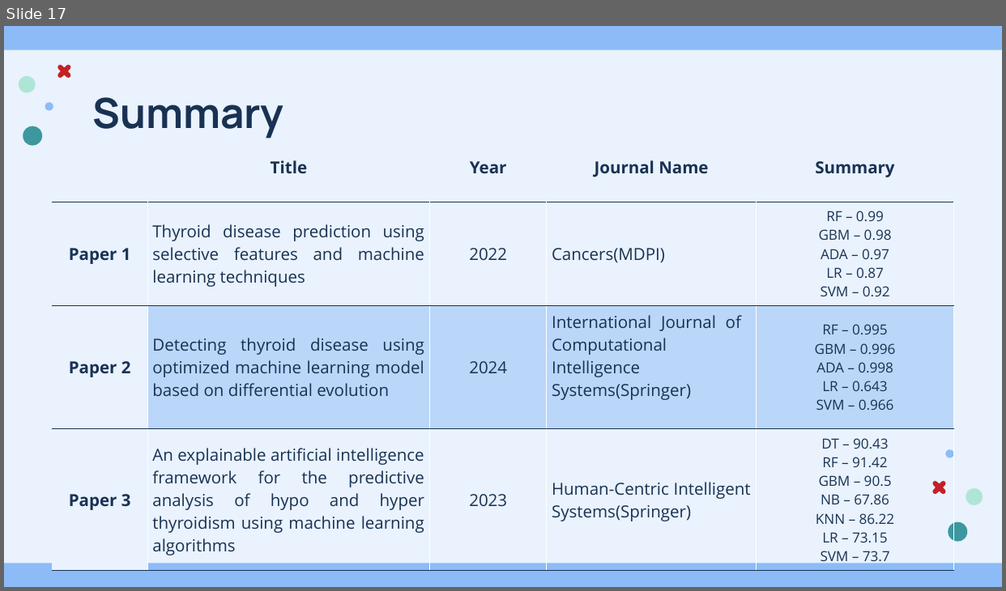
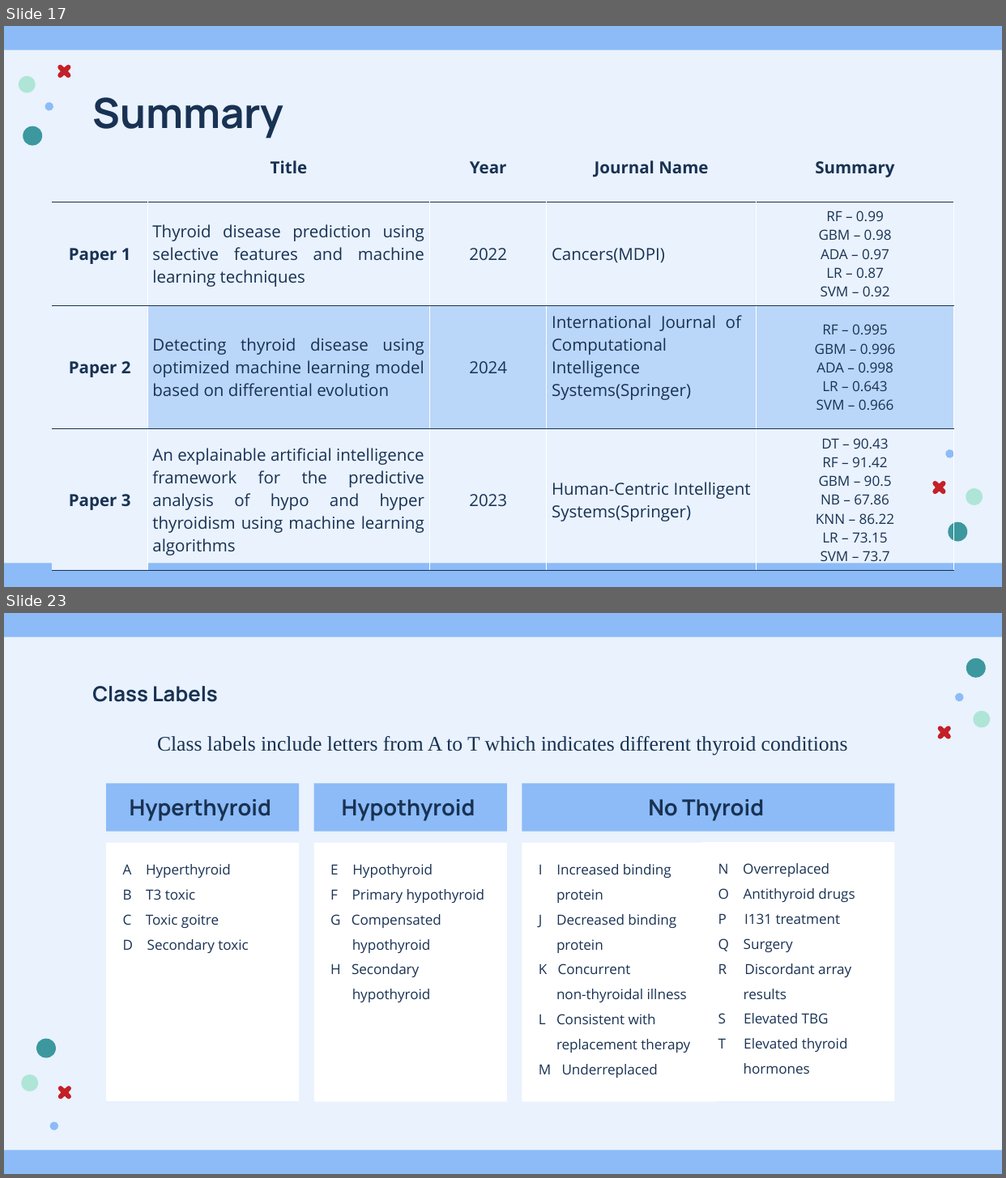
Before and after one commit to nikhi-la/Thyroid---Project, a slide deck: Documents/Thyroid_PPT.pptx. Shown one above the other, each under a label of ours: slide 17 before the commit, slides 17 and 23 after it; the slides between them are not shown. The pictures are 1006x591 and 1006x1178 pixels, drawn with LibreOffice and Linux fonts; fonts in the diff are those of the drawing. Boxes give left, top, right and bottom in pixels: in the first picture for what was removed or moved away, otherwise in the second. Text is boxed around its words. In the diff, an @@ line names an element or a change of style, - is before the commit and + after.

```diff
--- a/Documents/Thyroid_PPT.pptx
+++ b/Documents/Thyroid_PPT.pptx
@@ slide 23 added at [4,613,1002,1174], background #E9F2FD; not listed: 2 template elements that a slide beside it also shows @@
@@ title added at [92,686,218,702], 15 pt, text #193253, bold @@
+Class Labels
@@ group added at [18,653,993,1133]: 8 freeform shapes @@
@@ text added at [157,736,848,756], 15 pt, text #193253 @@
+Class labels include letters from A to T which indicates different thyroid conditions
@@ rectangle added at [106,784,298,832], fill #8CBBF7, 16 pt, text #193253, bold @@
+Hyperthyroid
@@ rectangle added at [314,784,507,832], fill #8CBBF7, 16 pt, text #193253, bold @@
+Hypothyroid
@@ rectangle added at [522,784,894,832], fill #8CBBF7, 16 pt, text #193253, bold @@
+No Thyroid
@@ rectangle added at [106,842,298,1101], fill #FFFFFF, 10 pt, text #193253 @@
+A Hyperthyroid
+B T3 toxic
+C Toxic goitre
+D Secondary toxic
@@ rectangle added at [314,842,507,1102], fill #FFFFFF, 10 pt, text #193253 @@
+E Hypothyroid
+F Primary hypothyroid
+G Compensated
+hypothyroid
+H Secondary
+hypothyroid
@@ rectangle added at [522,842,714,1102], fill #FFFFFF, 10 pt, text #193253 @@
+I Increased binding
+protein
+J Decreased binding
+protein
+K Concurrent
+non-thyroidal illness
+L Consistent with
+replacement therapy
+M Underreplaced
@@ rectangle added at [701,842,894,1102], fill #FFFFFF, 10 pt, text #193253 @@
+N Overreplaced
+O Antithyroid drugs
+P I131 treatment
+Q Surgery
+R Discordant array
+results
+S Elevated TBG
+T Elevated thyroid
+hormones
```
Also in this commit, not shown: 4 slides changed, 4 other slides added, 1 other file.
